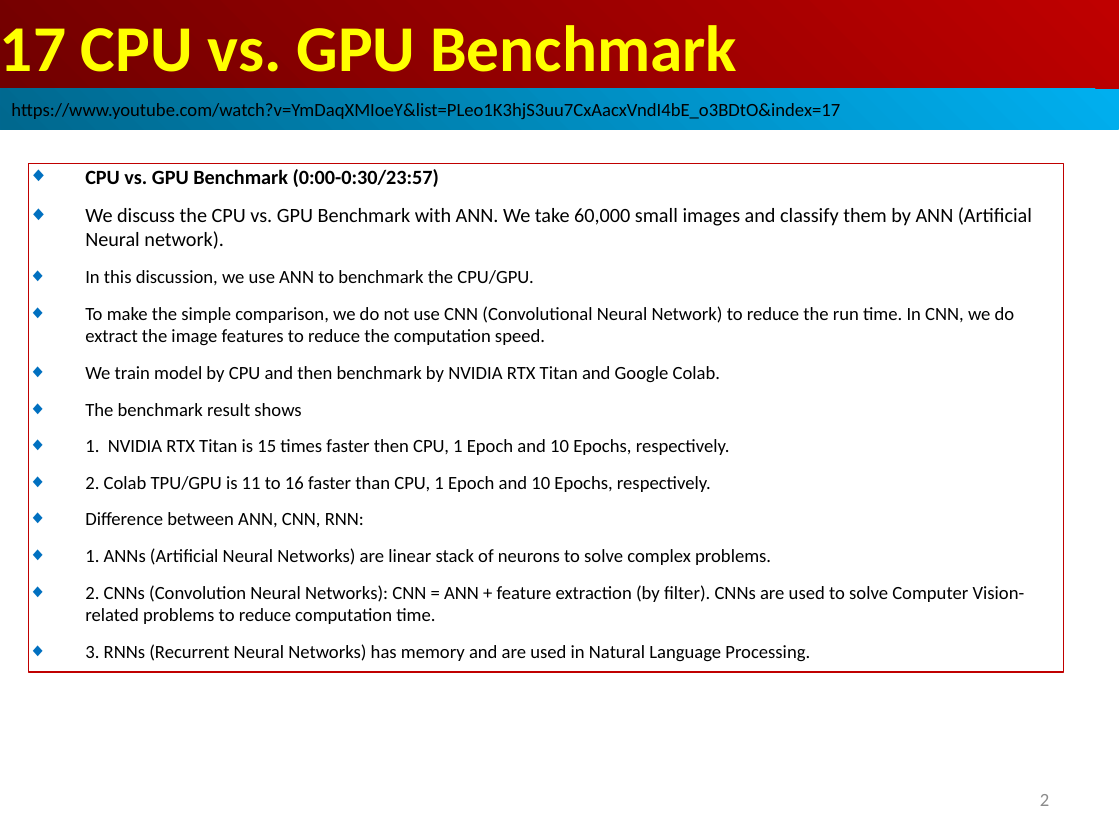
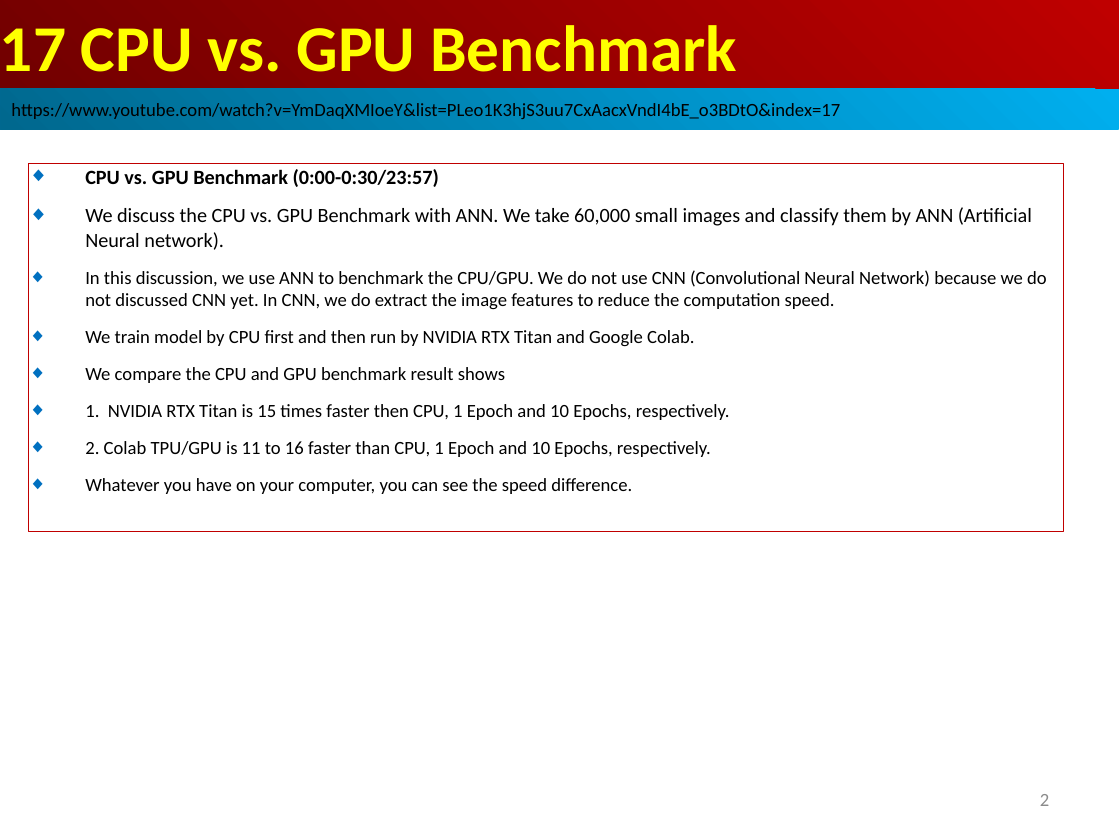
Before and after one commit to peterhchen/AIU_CS512_DL, a slide deck: slide 2 of 000_Lecture_Project/week07/01_Lecture/17_BM.ppt. Drawn at 1120x840 pixels with LibreOffice and Linux fonts; fonts in the diff are those of the drawing. Boxes give left, top, right and bottom in pixels: in the first picture for what was removed or moved away, otherwise in the second. Text is boxed around its words. In the diff, an @@ line names an element or a change of style, - is before the commit and + after.

```diff
--- a/000_Lecture_Project/week07/01_Lecture/17_BM.ppt
+++ b/000_Lecture_Project/week07/01_Lecture/17_BM.ppt
@@ rectangle "CPU vs. GPU Benchmark (0:00-0:30/23:57)": place and size @@
-rectangle "CPU vs. GPU Benchmark (0:00-0:30/23:57)" at <box>28,164,1063,672</box>
+rectangle "CPU vs. GPU Benchmark (0:00-0:30/23:57)" at <box>28,164,1063,532</box>
@@ text in rectangle at <box>85,270,1047,383</box>: text changed @@
-◆ In this discussion, we use ANN to benchmark the CPU/GPU.
-◆ To make the simple comparison, we do not use CNN (Convolutional Neural Network) to reduce the run time. In CNN, we do extract the image features to reduce the computation speed.
-◆ We train model by CPU and then benchmark by NVIDIA RTX Titan and Google Colab.
-◆ The benchmark result shows
+◆ In this discussion, we use ANN to benchmark the CPU/GPU. We do not use CNN (Convolutional Neural Network) because we do not discussed CNN yet. In CNN, we do extract the image features to reduce the computation speed.
+◆ We train model by CPU first and then run by NVIDIA RTX Titan and Google Colab.
+◆ We compare the CPU and GPU benchmark result shows
@@ text in rectangle at <box>85,478,632,494</box>: text changed @@
-◆ Difference between ANN, CNN, RNN:
-◆ 1. ANNs (Artificial Neural Networks) are linear stack of neurons to solve complex problems.
-◆ 2. CNNs (Convolution Neural Networks): CNN = ANN + feature extraction (by filter). CNNs are used to solve Computer Vision-related problems to reduce computation time.
-◆ 3. RNNs (Recurrent Neural Networks) has memory and are used in Natural Language Processing.
+◆ Whatever you have on your computer, you can see the speed difference.
```
Also in this commit, not shown: 24 other slides changed, 15 slides added.
